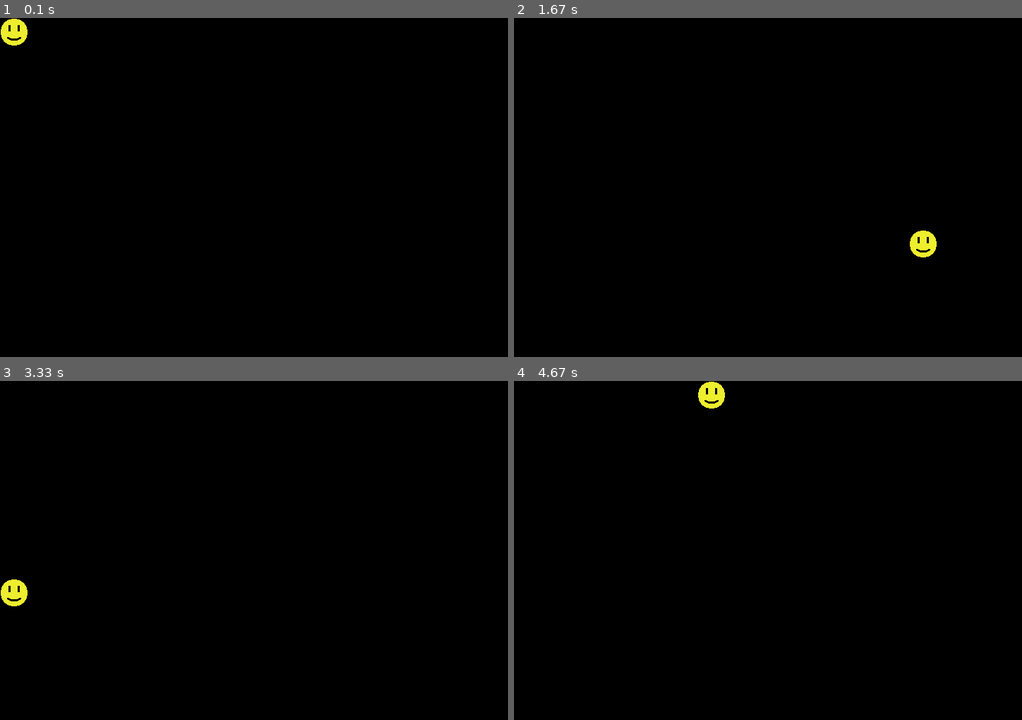
Above: before the commit, frames 1-4 (two rows, left to right).
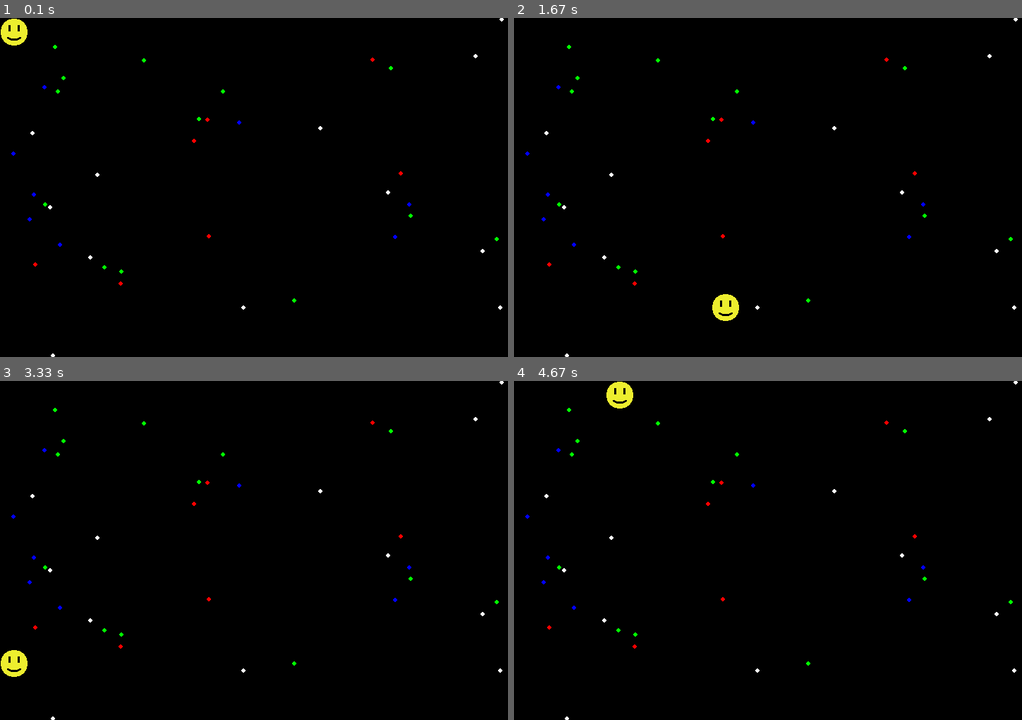
Above: after the commit, the same moments.

Repository: sjk7876/Basic-PyGame
Game: pygame game, started from src/main.py
Same seed, same stepped clock (60 frames per second), same inputs: the game is played once before the commit and once after it.
Inputs:
- Up to frame 1 (0.1 s): no input
- Up to frame 2 (1.67 s): hold D 0.33-0.8 s; hold W 0.83-1.13 s; hold D 1.17-1.63 s
- Up to frame 3 (3.33 s): hold A 1.67-2.2 s; hold S 2.23-2.53 s; hold A 2.57-2.97 s; hold W from 3 s (still down)
- Up to frame 4 (4.67 s): release W at 3.37 s; hold D 3.4-4.03 s; hold S 4.07-4.43 s; hold A from 4.47 s (still down)

The runs differ from the first frame. In frame 1, 0.3% of the frame differs, in the area x 2-100%, y 0-100%; in frame 2, 0.9%; in frame 3, 0.9%; in frame 4, 0.9%.

Commit message:
you got hit!

Diff:
--- a/src/main.py
+++ b/src/main.py
@@ -1,10 +1,16 @@
+import random
 import pygame
+from pygame.locals import *
+
+if not pygame.font: print('Warning, fonts disabled')
 
 colors = {'black': (0, 0, 0),
           'white': (255, 255, 255),
           'red': (255, 0, 0),
           'green': (0, 255, 0),
           'blue': (0, 0, 255)}
+color_names = ('black', 'white', 'red', 'green', 'blue')
+
 screen_width = 720
 screen_height = 480
 screen_size = (screen_width, screen_height)
@@ -74,24 +80,55 @@
 def main():
 	screen = initialize()
 	active = True
-	clockobject = pygame.time.Clock()
-	move = 10
+	clockObject = pygame.time.Clock()
+	move = 5
 
 	smile = pygame.image.load('smile_40x40.png').convert_alpha()
+	# smileBad = pygame.image.load('smile_20x20.png').convert_alpha()
 	smileBox = smile.get_rect()
 	smileBox2 = smile.get_rect()
 
+	enemiesXY = []
+
+	for i in range(40):
+		x = random.randint(0, screen_width)
+		y = random.randint(0, screen_height)
+		color = color_names[random.randint(1, len(color_names) - 1)]
+		enemiesXY.append((x, y, color))
+
+	collisions = 0
+	frame = 0
+	totalHits = 0
+
 	while active:
-		clockobject.tick(60)
+		clockObject.tick(60)
 		screen.fill(colors['black'])
-		corner = False
 
 		for event in pygame.event.get():
 			if event.type == pygame.QUIT:
+				print('# of Collisions:', totalHits)
 				active = False
 
 		smileBox = movement(smileBox, move)
 		smileBox2, corner = hitEdge(smileBox2, smileBox)
+
+		for i in enemiesXY:
+			pygame.draw.circle(screen, i[2], (i[0], i[1]), 3)
+			if smileBox.collidepoint(i[0], i[1]) or smileBox2.collidepoint(i[0], i[1]):
+				collisions += 1
+
+		if frame < 30:
+			if collisions > 1:
+				frame += 1
+				if pygame.font:
+					font = pygame.font.Font(None, 36)
+					text = font.render("You Got Hit!", True, colors['white'], (0, 0, 0))
+					textpos = text.get_rect(centerx=screen.get_width() / 2)
+					screen.blit(text, textpos)
+		else:
+			collisions = 0
+			frame = 0
+			totalHits += 1
 
 		if corner:
 			screen.blit(smile, smileBox2)
